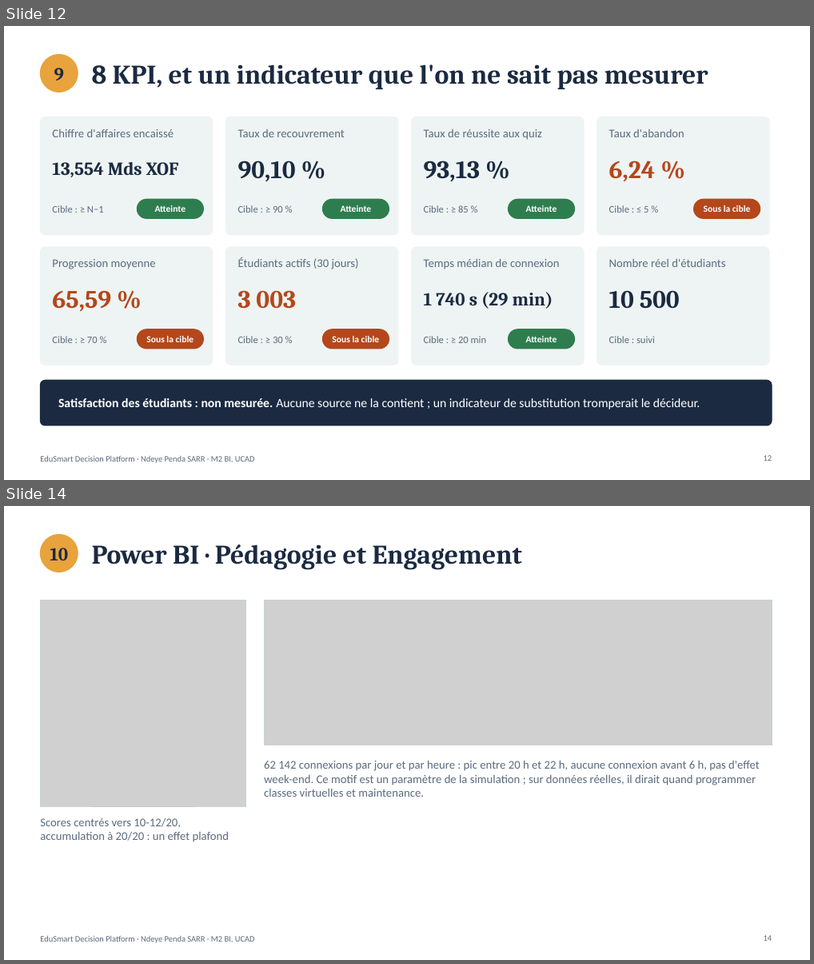
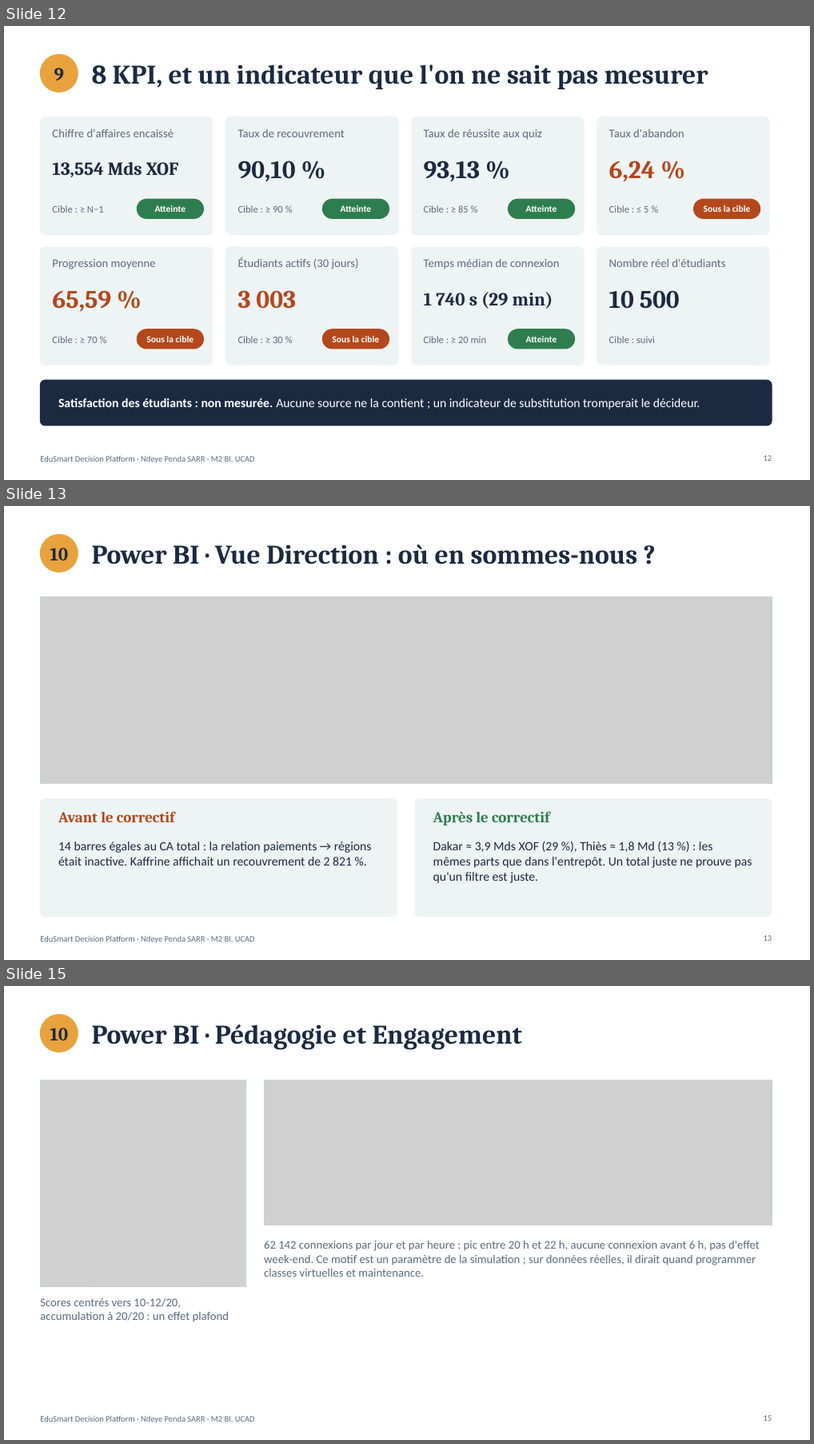
Before and after one commit to NdeyePendaSarr/edusmart-decision-platform, a slide deck: presentation/EduSmart_presentation.pptx. Shown one above the other, each under a label of ours: slides 12 and 14 before the commit, slides 12, 13 and 15 after it; the slides between them are not shown. The pictures are 814x964 and 814x1444 pixels, drawn with LibreOffice and Linux fonts; fonts in the diff are those of the drawing; grey boxes stand for pictures. Boxes give left, top, right and bottom in pixels: in the first picture for what was removed or moved away, otherwise in the second. Text is boxed around its words. In the diff, an @@ line names an element or a change of style, - is before the commit and + after.

```diff
--- a/presentation/EduSmart_presentation.pptx
+++ b/presentation/EduSmart_presentation.pptx
@@ slide 13 added at [4, 506, 810, 960], background #FFFFFF; not listed: 1 template element that a slide beside it also shows @@
@@ ellipse added at [40, 535, 78, 572], fill #E8A33D, outline #E8A33D 1 pt @@
@@ text added at [50, 548, 68, 560], 22 pt, text #1B2A41, bold @@
+10
@@ title added at [92, 544, 638, 564], 32 pt, text #1B2A41, bold @@
+Power BI · Vue Direction : où en sommes-nous ?
@@ picture added at [40, 596, 772, 784] @@
@@ rectangle added at [40, 596, 772, 784], outline #C9D4D2 0.75 pt @@
@@ rounded rectangle added at [40, 799, 398, 916], fill #EEF4F3, outline #EEF4F3 1 pt @@
@@ text added at [58, 811, 175, 822], 18 pt, text #B4471B, bold @@
+Avant le correctif
@@ rounded rectangle added at [415, 799, 772, 916], fill #EEF4F3, outline #EEF4F3 1 pt @@
@@ text added at [434, 811, 550, 825], 18 pt, text #2E7D4F, bold @@
+Après le correctif
@@ text added at [58, 841, 372, 865], 15 pt, text #1B2A41 @@
+14 barres égales au CA total : la relation paiements → régions était inactive. Kaffrine affichait un recouvrement de 2 821 %.
@@ text added at [434, 840, 753, 883], 15 pt, text #1B2A41 @@
+Dakar ≈ 3,9 Mds XOF (29 %), Thiès ≈ 1,8 Md (13 %) : les mêmes parts que dans l'entrepôt. Un total juste ne prouve pas qu'un filtre est juste.
@@ page number added at [764, 935, 773, 940], 10 pt, text #5B6B7F @@
+13
@@ what was slide 14 is now slide 15 @@
```
Also in this commit, not shown: 4 slides changed.
